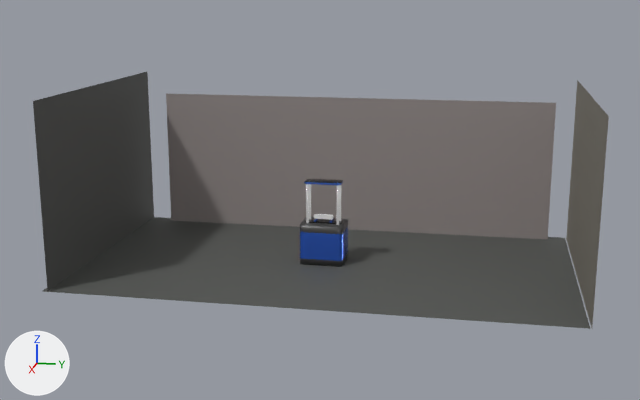
What one commit did to the Blender file Blender-Flexion/escenario-flexion.blend.
Both versions are drawn from a 50 mm lens placed at (31.3, 9.6, 10.2), pointed at (0.2, 3.4, 2.4). Lighting does not change. The marker at lower left points along +X, +Y and +Z.

Names of what the first picture shows: 'ParedDerecha', 'ParedFondo', 'ParedIzquierda.005', 'Piso', 'Plane.003'.
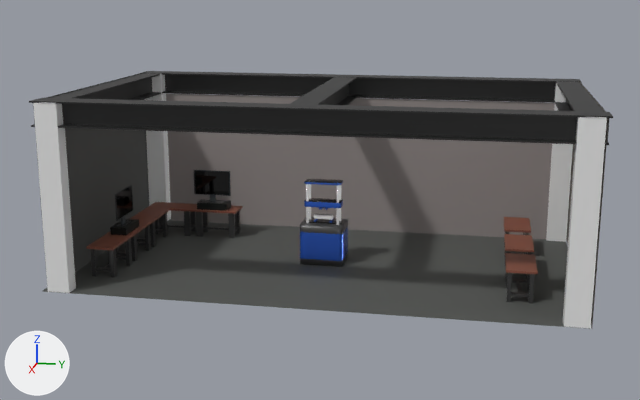
Where the change shows, as pixel boxes (x1, y1, x2, y2) in the pictures (640 x 400 px):
'Vigas_Amarre', shown (black): after (29, 71, 613, 145)
'Columna4', shown: after (563, 117, 607, 328)
'Columna1', shown: after (33, 102, 76, 293)
'Columna3', shown: after (546, 82, 573, 242)
'Columna2', shown: after (144, 73, 171, 221)
'Computador1', shown (black): after (194, 170, 231, 211)
'Mesa.Lab8', shown: after (86, 232, 134, 278)
'Mesa.Lab3', shown: after (505, 253, 538, 304)
'Computador2', shown (black): after (110, 185, 139, 235)
'Mesa.Lab4', shown: after (191, 205, 243, 238)
'Mesa.Lab5', shown: after (148, 202, 197, 236)
'Mesa.Lab6', shown: after (130, 207, 170, 247)
'Mesa.Lab2', shown: after (504, 234, 534, 279)
'Mesa.Lab7', shown: after (110, 220, 153, 261)
'Mesa.Lab1', shown: after (504, 217, 531, 254)
'carga2puntos', added: after (304, 198, 343, 210)
'ParedDerecha', unchanged, covered by the edit: before (566, 80, 609, 328); after (566, 81, 609, 328)

What the commit changed:
Material 'MaterialSoporte.001' (mat_materialsoporte_001) is new.
Its base color is (0.324, 0.324, 0.324) (grey #9a9a9a).
Its metallic is 0.75.
Its roughness is 0.4.
Material 'Material.Steel.Plate.001' (mat_material_steel_plate_001) is new.
Its base color is (0.0324, 0.0324, 0.0324) (black #323232).
Its metallic is 0.8.
Its roughness is 0.25.
Material 'Material.002' (mat_material_002) is new.
Its base color is (0.0499, 0.167, 0.8) (blue #3f72e7).
Its metallic is 0.7.
Its roughness is 0.25.
Mesh me_plane_001 is new.
It has 320 vertices, 174 faces and spans x -0.5..0.5, y -0.5..0.5, z -0.029..0.043.
Faces by material slot: [8, 64, 102].
It uses material mat_material_steel_plate_001 (black #323232).
It uses material mat_material_002 (blue #3f72e7).
It uses material mat_materialsoporte_001 (grey #9a9a9a).
Object 'Computador1' (ob_computador1) is now shown.
Object 'Computador2' (ob_computador2) is now shown.
Object 'Mesa.Lab3' (ob_mesa_lab3) is now shown.
Object 'Mesa.Lab1' (ob_mesa_lab1) is now shown.
Object 'Mesa.Lab2' (ob_mesa_lab2) is now shown.
Object 'Mesa.Lab6' (ob_mesa_lab6) is now shown.
Object 'Mesa.Lab5' (ob_mesa_lab5) is now shown.
Object 'Mesa.Lab4' (ob_mesa_lab4) is now shown.
Object 'Mesa.Lab7' (ob_mesa_lab7) is now shown.
Object 'Mesa.Lab8' (ob_mesa_lab8) is now shown.
Object 'Vigas_Amarre' (ob_vigas_amarre) is now shown.
Object 'Columna3' (ob_columna3) is now shown.
Object 'Columna2' (ob_columna2) is now shown.
Object 'Columna4' (ob_columna4) is now shown.
Object 'Columna1' (ob_columna1) is now shown.
Object 'carga2puntos' (ob_carga2puntos) is new; it shows me_plane_001.
Its location is (0.0, 3.5, 2.14).
Its scale is (0.586, 1.37, 4.55).
It gains a BOOLEAN modifier named 'Boolean'.
Modifier setting: solver = 'FLOAT'.
It gains a BOOLEAN modifier named 'Boolean.001'.
Modifier setting: solver = 'FLOAT'.
It gains a BOOLEAN modifier named 'Boolean.002'.
Modifier setting: solver = 'FLOAT'.
It gains a BOOLEAN modifier named 'Boolean.003'.
Modifier setting: solver = 'FLOAT'.
